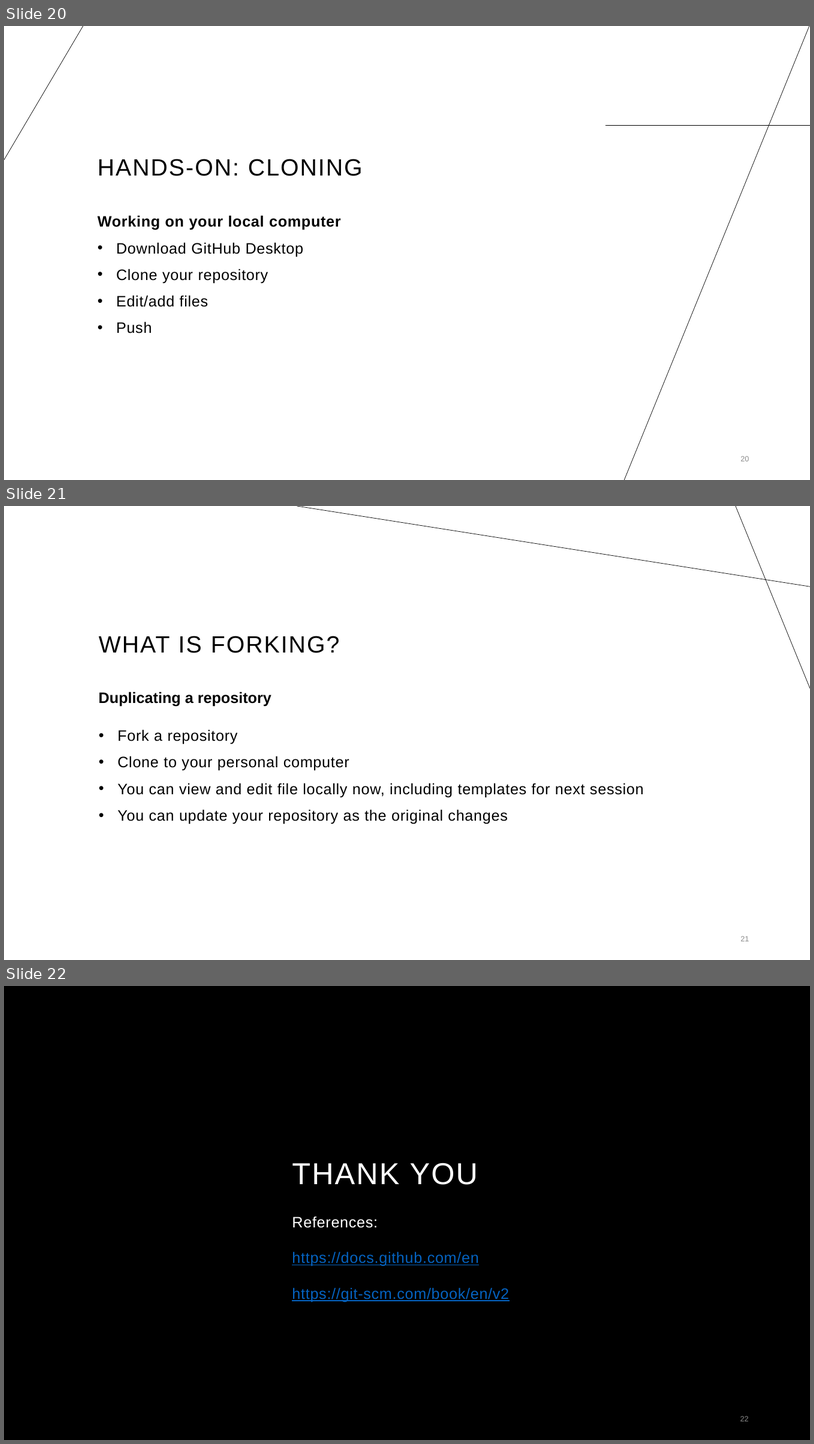
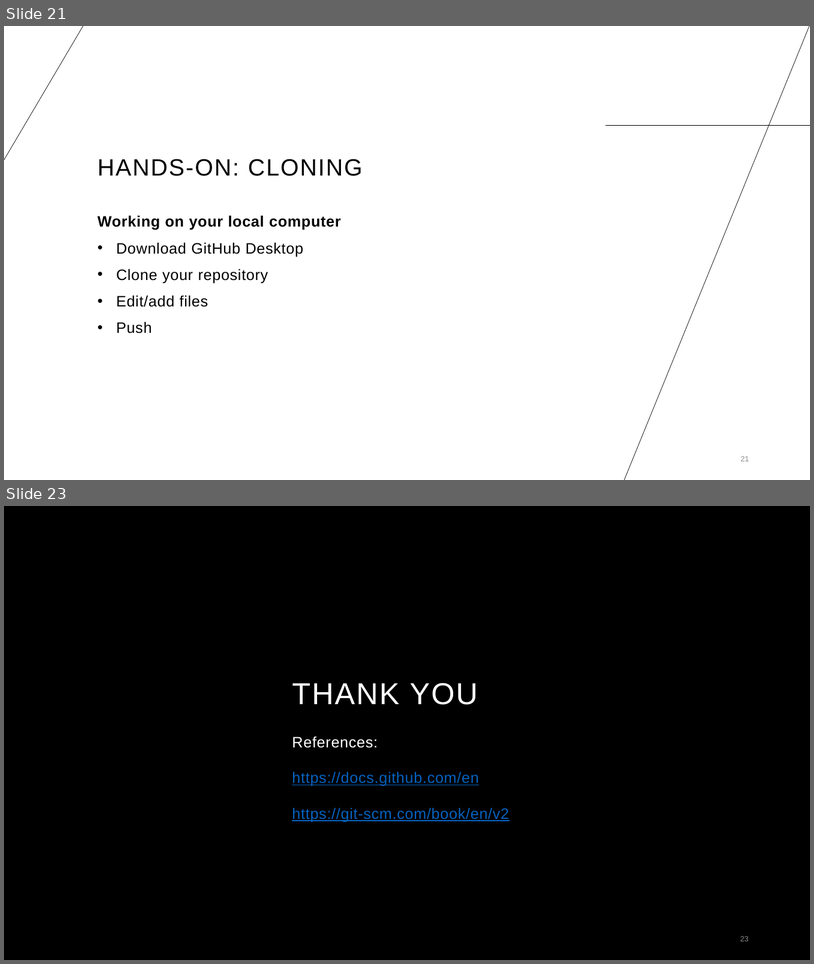
Before and after one commit to cassandra-hui/GitHub-Workshop, a slide deck: Day_1.pptx. Shown one above the other, each under a label of ours: slides 20, 21 and 22 before the commit, slides 21 and 23 after it; the slides between them are not shown. The pictures are 814x1444 and 814x964 pixels, drawn with LibreOffice and Linux fonts; fonts in the diff are those of the drawing; background and template pictures are left out. Boxes give left, top, right and bottom in pixels: in the first picture for what was removed or moved away, otherwise in the second. Text is boxed around its words. In the diff, an @@ line names an element or a change of style, - is before the commit and + after.

```diff
--- a/Day_1.pptx
+++ b/Day_1.pptx
@@ slide 21 removed at <box>4,506,810,960</box>, background #FFFFFF @@
@@ line removed from (810, 586) to (297, 506) @@
@@ line removed from (736, 506) to (810, 688) @@
@@ title removed at <box>99,636,340,653</box> @@
-WHAT IS FORKING?
@@ text removed at <box>99,691,272,706</box> @@
-Duplicating a repository
@@ text removed at <box>117,729,644,824</box> @@
-• Fork a repository
-• Clone to your personal computer
-• You can view and edit file locally now, including templates for next session
-• You can update your repository as the original changes
@@ page number removed at <box>741,936,749,941</box> @@
-21
@@ what was slide 20 is now slide 21 @@
@@ page number at <box>741,456,749,461</box>: text changed @@
-20
+21
@@ what was slide 22 is now slide 23 @@
@@ page number at <box>741,936,749,941</box>: text changed @@
-22
+23
```
Also in this commit, not shown: 3 slides changed, 2 slides added, 5 other files.
